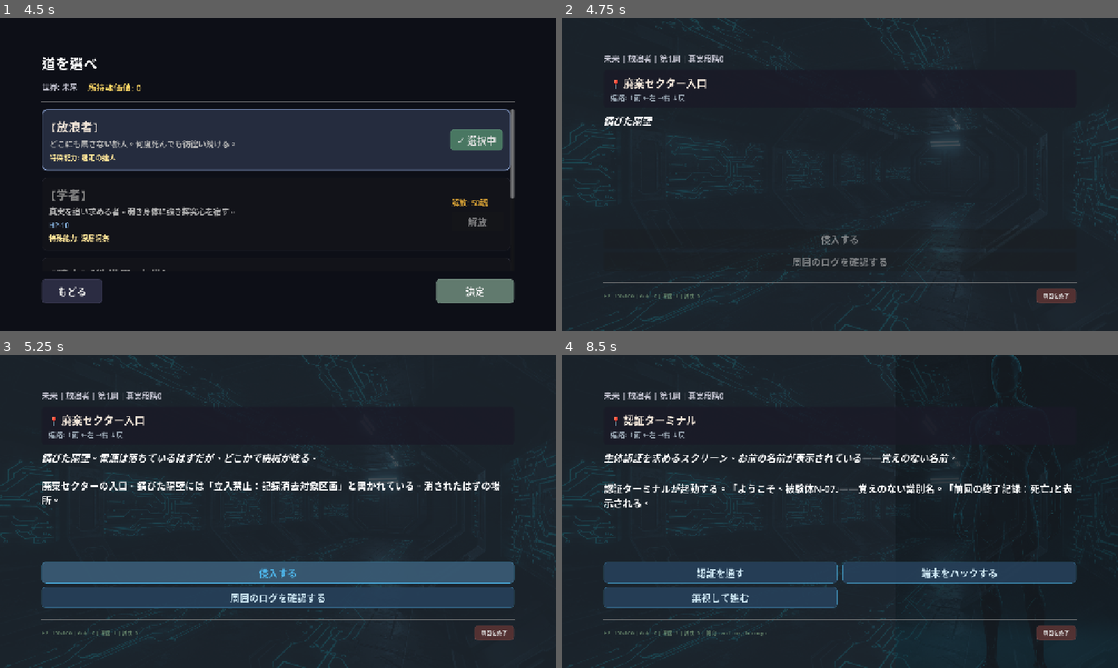
Above: before the commit, frames 1-4 (two rows, left to right).
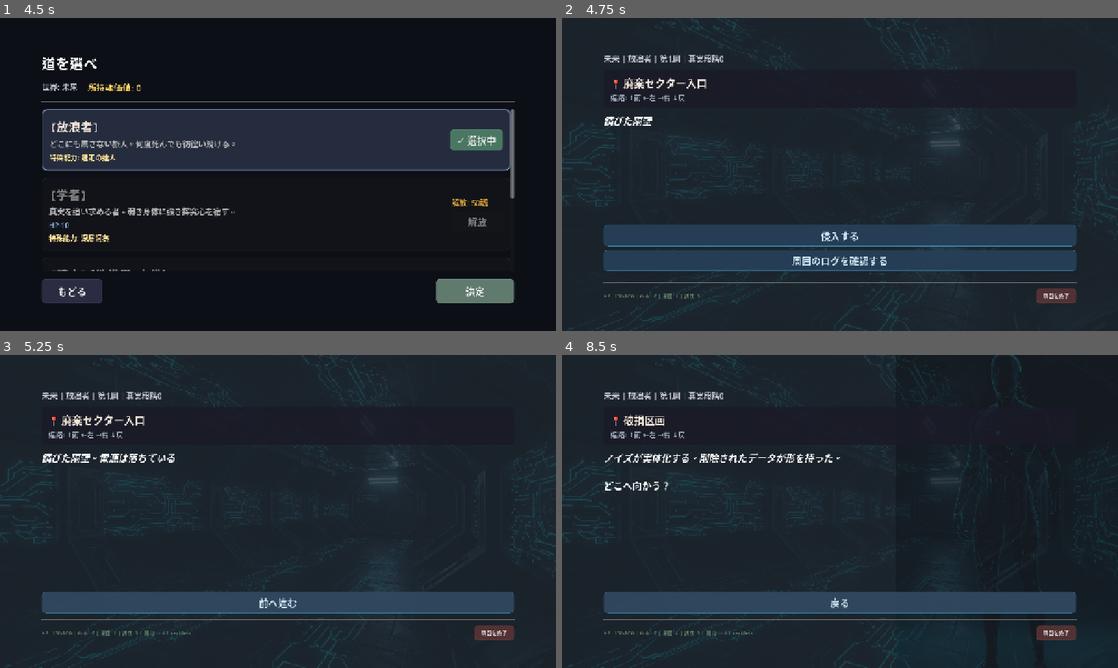
Above: after the commit, the same moments.

Repository: yozzzo/residue
Game: Godot game, scene res://scenes/Main.tscn
The game is run twice, just before and just after one commit, with the same random seed, the same clock (stepped at 60 frames per second) and the same inputs.
Inputs (mouse positions are in pixels of both pictures, inside the frame that each line leads up to):
- Up to frame 1 (4.5 s): click "はじめる" at 0.5 s; click (278, 146) at 1.27 s; click "✓ 選択中" at 2 s; click "もどる" at 2.75 s; click (278, 199) at 3.52 s; click "決定" at 4.25 s
- Up to frame 2 (4.75 s): no input
- Up to frame 3 (5.25 s): click (278, 574) at 5 s, where only the run after the commit has a clickable "侵入する"
- Up to frame 4 (8.5 s): click (840, 596) at 5.75 s, where only the run before the commit has a clickable "周囲のログを確認する"; click (723, 574) at 6.5 s, where only the run after the commit has a clickable "認証を通す"; click "前へ進む" at 7.25 s; click (840, 602) at 8 s, where only the run after the commit has a clickable "右へ"

Frame 1 is identical in both runs. In frame 2, 12% of the frame differs, in the area x 7-93%, y 66-81%; in frame 3, 11%; in frame 4, 13%, in the area x 7-93%, y 19-90%.
Error in both runs: Invalid access to property or key 'run_ended' on a base object of type 'Nil'. (res://scripts/Main.gd:66)

Commit message:
Fix: remove button disabled logic entirely, buttons always clickable
- Buttons no longer start disabled (was causing permanent disable bug)
- Tapping a choice while typewriter plays skips text and processes choice
- Added InputEventScreenTouch support for iOS typewriter skip

Diff:
--- a/scripts/RunScreen.gd
+++ b/scripts/RunScreen.gd
@@ -108,19 +108,19 @@
 
 
 func _input(event: InputEvent) -> void:
-	# Skip text with any key/click while typewriter is playing
-	if waiting_for_text and event is InputEventMouseButton and event.pressed:
+	# Skip text with any tap/click/key while typewriter is playing
+	if not waiting_for_text:
+		return
+	if event is InputEventMouseButton and event.pressed:
 		typewriter.skip()
-	elif waiting_for_text and event is InputEventKey and event.pressed:
+	elif event is InputEventScreenTouch and event.pressed:
+		typewriter.skip()
+	elif event is InputEventKey and event.pressed:
 		typewriter.skip()
 
 
 func _on_text_completed() -> void:
 	waiting_for_text = false
-	# Enable choice buttons
-	for child: Node in choices_box.get_children():
-		if child is Button:
-			child.disabled = false
 
 
 func _start_run() -> void:
@@ -259,7 +259,6 @@
 			choice_label = choice.get("label", LocaleManager.t("ui.select"))
 		var button := UITheme.create_choice_button(choice_label)
 		button.pressed.connect(_on_choice_selected.bind(choice))
-		button.disabled = true  # Enabled after typewriter completes
 		choices_box.add_child(button)
 
 	# Phase 4: Use typewriter effect (must start AFTER buttons are added)
@@ -357,6 +356,11 @@
 
 
 func _on_choice_selected(choice: Dictionary) -> void:
+	# Skip typewriter if still playing
+	if waiting_for_text:
+		typewriter.skip()
+		waiting_for_text = false
+
 	# Apply score
 	var score := int(choice.get("score", 0))
 	# Score is now handled by soul calculation
